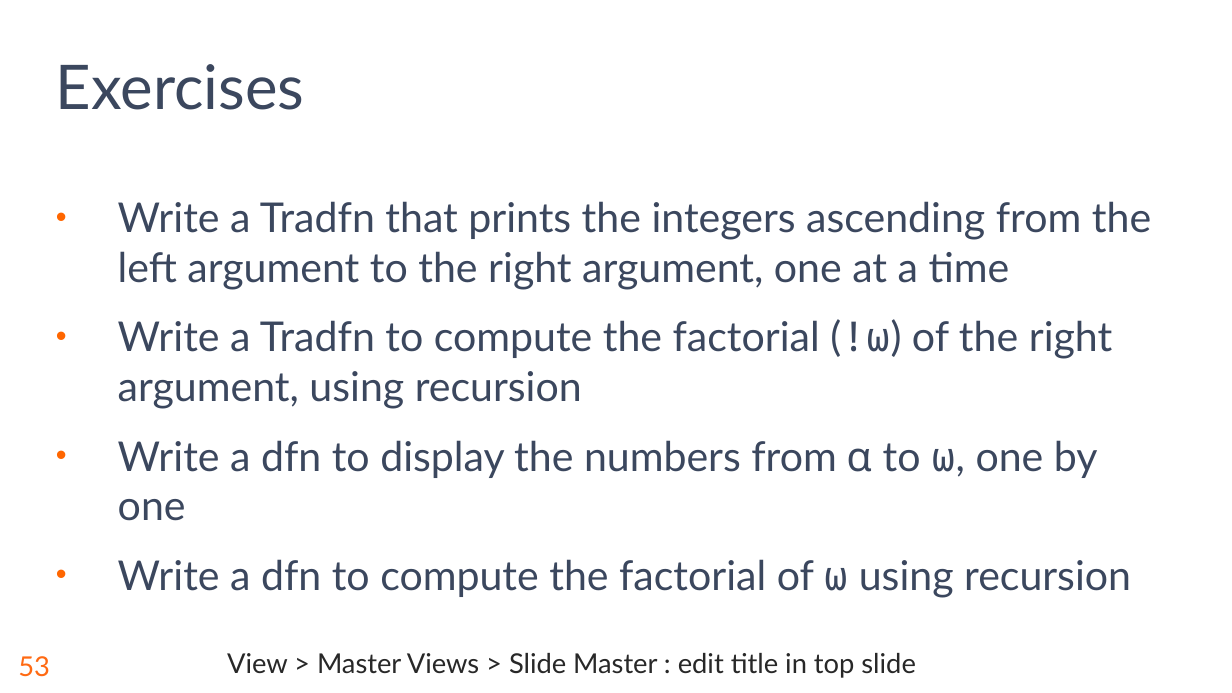
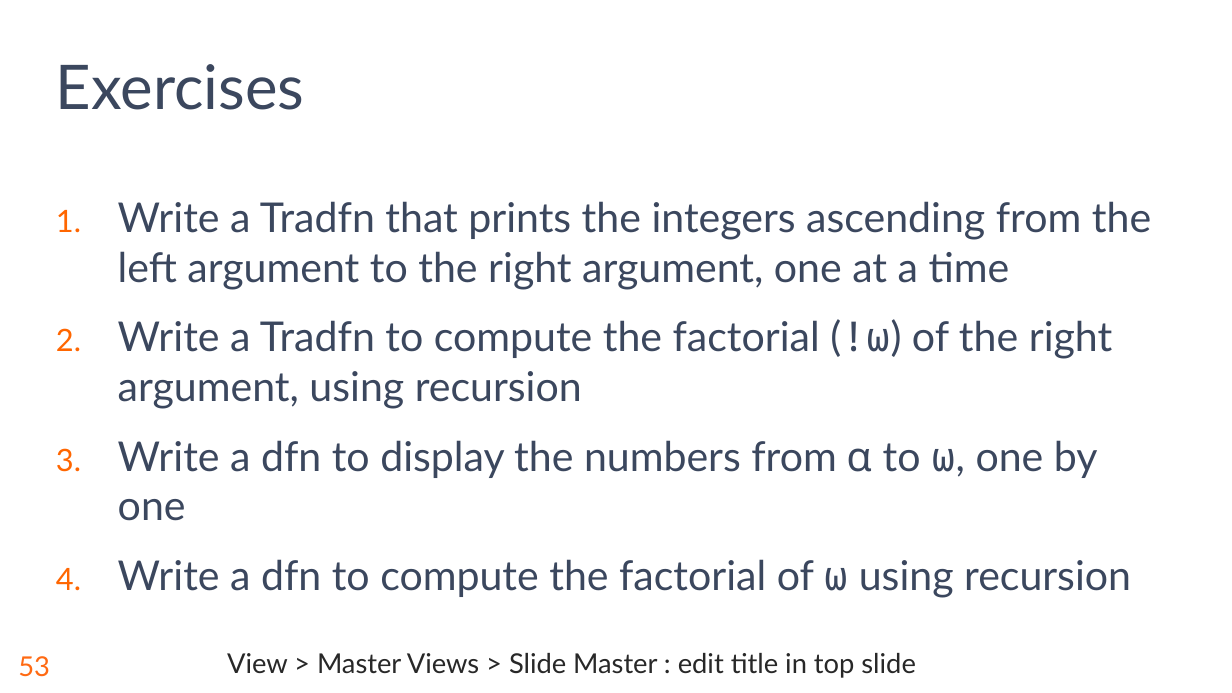
Before and after one commit to rikedyp/APLBootcamp, a slide deck: slide 54 of slides/APL_Bootcamp-part-6.pptx. Drawn at 1232x693 pixels with LibreOffice and Linux fonts; fonts in the diff are those of the drawing; background and template pictures are left out. Boxes give left, top, right and bottom in pixels: in the first picture for what was removed or moved away, otherwise in the second. Text is boxed around its words. In the diff, an @@ line names an element or a change of style, - is before the commit and + after.

Commit message:
number exercises

```diff
--- a/slides/APL_Bootcamp-part-6.pptx
+++ b/slides/APL_Bootcamp-part-6.pptx
@@ text "Write a Tradfn that prints ..." at [118, 201, 1151, 598]: bullet • to 1. @@
```
